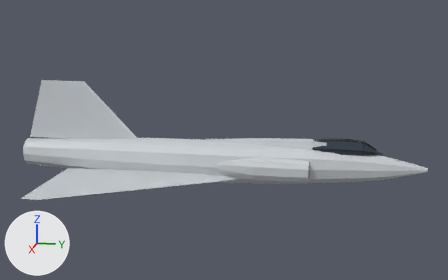
A saved change to the glTF model media/f102a.glb.
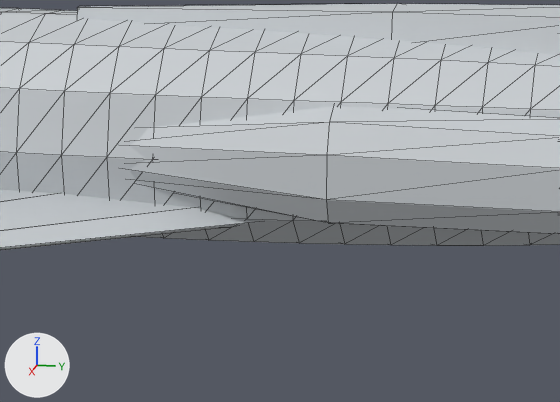
Old and new are each drawn whole from a camera (50 mm lens) standing at (30.12, 6.04, 8.65) and looking at (-0.01, 0.01, 1.12) and again close up on the part from 43% to 66% of the width and 49% to 76% of the height. Every picture has the same lights, and +X, +Y and +Z are marked at lower left. The older version's two pictures come first. The close-ups show mesh edges as thin lines. Where no turn or scale is listed for an object, it has been applied to the vertices.

Names of what the first close-up shows: 'Dorsal Fairing', 'Fuselage', 'Intake Cheeks', 'Wing R'.
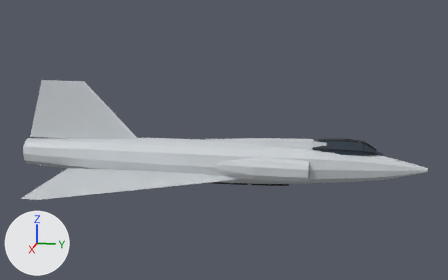
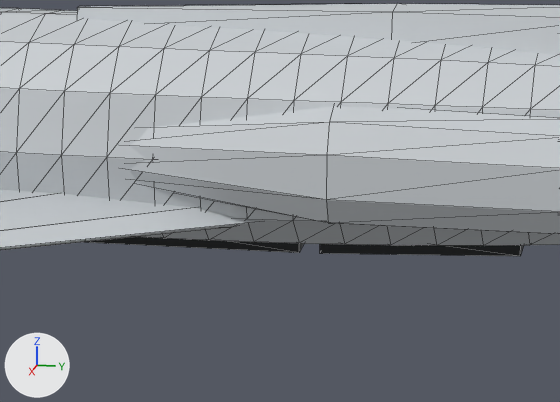
Boxes [x1, y1, x2, y2] around the edits, measured in the close-ups (560 x 402 px):
'Weapons Bay Doors', added (black): after [86, 237, 524, 256]

What the commit changed:
Mesh me_weapons_bay_doors is new.
It has 32 vertices, 48 faces and spans x -0.45..0.45, y -5.2..3.4, z -1.09..-0.73.
It uses material mat_ac_dark (black #1d1f22).
Object 'Weapons Bay Doors' (ob_weapons_bay_doors) is new; it shows me_weapons_bay_doors.
Its location is (0.0, 0.0, 0.0).
